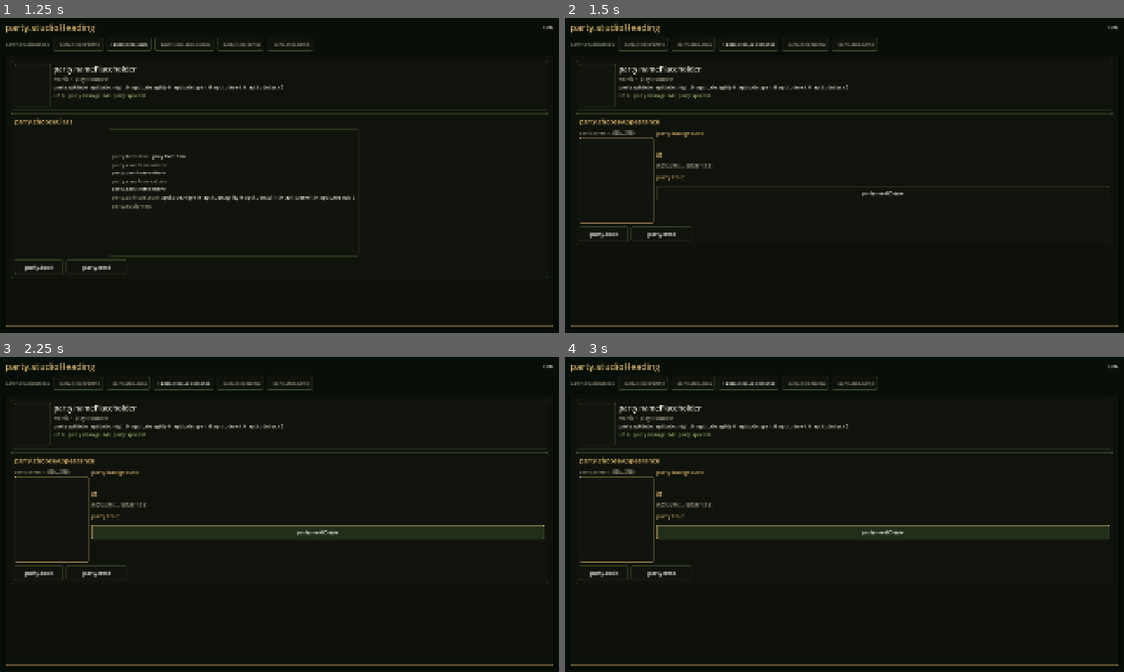
Above: before the commit, frames 1-4 (two rows, left to right).
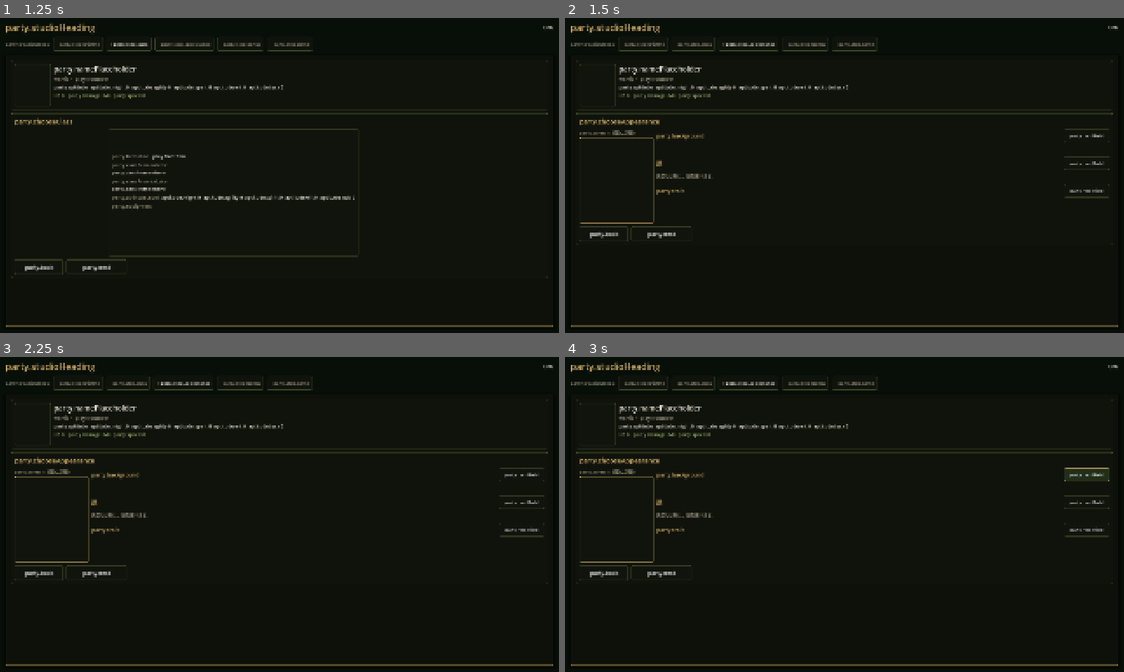
Above: after the commit, the same moments.

Repository: kino-6/black-stela
Game: Godot game, scene res://scenes/guild.tscn
The game is run twice, just before and just after one commit, with the same random seed, the same clock (stepped at 60 frames per second) and the same inputs. This scene is started directly instead of the project's main scene.
Inputs (mouse positions are in pixels of both pictures, inside the frame that each line leads up to):
- Up to frame 1 (1.25 s): click "party.startRegistration" at 0.5 s
- Up to frame 2 (1.5 s): click "party.next" at 1.25 s
- Up to frame 3 (2.25 s): click (318, 533) at 2 s, where only the run before the commit has a clickable "party.rerollOrigin"
- Up to frame 4 (3 s): click (1084, 473) at 2.75 s, where only the run after the commit has a clickable "party.rerollField"

Frame 1 is identical in both runs. In frame 2, 0.8% of the frame differs, in the area x 16-98%, y 35-58%; in frame 3, 4.0%; in frame 4, 4.3%.

Commit message:
feat(creation): #6 顔/来歴/気質を個別に見繕う — a face is decoupled from the origin
The appearance step already selected face / 来歴 / 気質 individually (the face pool is
separate from the origin), but RANDOM was one combined 来歴+気質 reroll and no face reroll
at all. Now each section carries its own 見繕う: guild_draft gains reroll_face /
reroll_background / reroll_trait on independent seeds, so dealing a fresh face never
rewrites the origin story or temperament, and picking a new 来歴 leaves the chosen face
alone. Reuses the party.rerollField label from #7.

Locked in verify_guild_controller.gd: a per-facet 見繕う must change ONLY its facet.
gate:migration green (20/20).

Co-Authored-By: Claude Opus 4.8 <noreply@anthropic.com>

Diff:
--- a/godot/scripts/guild.gd
+++ b/godot/scripts/guild.gd
@@ -408,19 +408,18 @@
 
 	var choices := UI.col(8)
 	choices.size_flags_horizontal = Control.SIZE_EXPAND_FILL
-	choices.add_child(UI.label(I18n.t("party.background"), 18, UI.GOLD))
-	# The cursor opens on the ORIGIN row — the decision this step leads with.
+	# 来歴 / 顔 / 気質 are three INDEPENDENT decisions (#6): each section owns its own 見繕う, so a face is
+	# never rewritten by picking an origin and vice versa. The cursor opens on the 来歴 row — the decision
+	# this step leads with.
+	choices.add_child(_section_head(I18n.t("party.background"), "reroll:background", func(): _reroll_appearance("background")))
 	choices.add_child(_chip_row(_data.get("backgrounds", []), String(_draft.get("backgroundId", "")), func(id: String): _select_background(id), "bg", true))
 	# What this origin brings — the line the choice is actually made on.
 	choices.add_child(UI.prose(String(background.get("notes", {}).get("ja", "")), 16, UI.DIM, 760))
-	choices.add_child(UI.label("顔", 18, UI.GOLD))
+	choices.add_child(_section_head("顔", "reroll:face", func(): _reroll_appearance("face")))
 	choices.add_child(UI.label("来歴とは別に、顔を選べます。", 14, UI.DIM))
 	choices.add_child(_face_pool())
-	choices.add_child(UI.label(I18n.t("party.trait"), 18, UI.GOLD))
+	choices.add_child(_section_head(I18n.t("party.trait"), "reroll:trait", func(): _reroll_appearance("trait")))
 	choices.add_child(_chip_row(_data.get("traits", []), String(_draft.get("traitId", "")), func(id: String): _select_trait(id), "trait"))
-	var reroll := UI.button(I18n.t("party.rerollOrigin"), func(): _reroll_origin(), Vector2(220, 38), 16)
-	_claim(reroll, "origin:reroll")
-	choices.add_child(reroll)
 	body.add_child(choices)
 
 	col.add_child(_flow_actions("class", "bonus"))
@@ -653,6 +652,15 @@
 	_focus_key = "origin:reroll"
 	_rebuild()
 
+## Re-roll ONE appearance facet — 顔 / 来歴 / 気質 — leaving the other two as the player left them (#6).
+func _reroll_appearance(field: String) -> void:
+	match field:
+		"face": Draft.reroll_face(_draft, _data)
+		"background": Draft.reroll_background(_draft, _data)
+		"trait": Draft.reroll_trait(_draft, _data)
+	_focus_key = "reroll:%s" % field
+	_rebuild()
+
 func _reroll_bonus() -> void:
 	Draft.reroll_bonus(_draft)
 	_focus_key = "bonus:reroll"
@@ -754,12 +762,16 @@
 	return path if FileAccess.file_exists(path) else _asset("portraits/gate.png")
 
 func _face_keys() -> Array:
-	var out := []
-	for background in _data.get("backgrounds", []):
-		var key := String((background as Dictionary).get("portraitKey", ""))
-		if key != "" and not out.has(key):
-			out.append(key)
-	return out
+	return Draft.face_keys(_data)
+
+## A section header (来歴 / 顔 / 気質) with its own 見繕う button on the right — the per-facet random of #6.
+func _section_head(title: String, reroll_key: String, on_reroll: Callable) -> Control:
+	var head := UI.row()
+	head.add_child(UI.grow(UI.label(title, 18, UI.GOLD)))
+	var dice := UI.button(I18n.t("party.rerollField"), on_reroll, Vector2(150, 32), 14)
+	_claim(dice, reroll_key)
+	head.add_child(dice)
+	return head
 
 func _face_pool() -> Control:
 	var grid := GridContainer.new()
--- a/godot/scripts/guild_draft.gd
+++ b/godot/scripts/guild_draft.gd
@@ -90,6 +90,43 @@
 	draft["backgroundId"] = String(backgrounds[(index + 1) % backgrounds.size()].get("id", ""))
 	draft["traitId"] = String(traits[int(floor(origin_seed * 1.7)) % traits.size()].get("id", ""))
 
+## Per-field 見繕う (#6): a face is a player choice, not a property of the origin, so 顔 / 来歴 / 気質 each
+## re-roll on their OWN seed — dealing a fresh face never rewrites the origin story or temperament, and
+## picking a new 来歴 leaves the chosen face alone. Seeds fall back to originSeed for older drafts.
+static func reroll_face(draft: Dictionary, data: Dictionary) -> void:
+	var keys := face_keys(data)
+	if keys.is_empty():
+		return
+	var s := int(draft.get("faceSeed", draft.get("originSeed", 1))) + 1
+	draft["faceSeed"] = s
+	draft["portraitKey"] = String(keys[absi(s) % keys.size()])
+
+static func reroll_background(draft: Dictionary, data: Dictionary) -> void:
+	var backgrounds: Array = data.get("backgrounds", [])
+	if backgrounds.is_empty():
+		return
+	draft["backgroundSeed"] = int(draft.get("backgroundSeed", draft.get("originSeed", 1))) + 1
+	var index := maxi(0, _index_of(backgrounds, String(draft.get("backgroundId", ""))))
+	draft["backgroundId"] = String(backgrounds[(index + 1) % backgrounds.size()].get("id", ""))
+
+static func reroll_trait(draft: Dictionary, data: Dictionary) -> void:
+	var traits: Array = data.get("traits", [])
+	if traits.is_empty():
+		return
+	var s := int(draft.get("traitSeed", draft.get("originSeed", 1))) + 1
+	draft["traitSeed"] = s
+	draft["traitId"] = String(traits[absi(int(floor(s * 1.7))) % traits.size()].get("id", ""))
+
+## The face pool: the distinct portrait keys the backgrounds draw from — a face is chosen from here
+## independently of which 来歴 owns it.
+static func face_keys(data: Dictionary) -> Array:
+	var out := []
+	for background in data.get("backgrounds", []):
+		var key := String((background as Dictionary).get("portraitKey", ""))
+		if key != "" and not out.has(key):
+			out.append(key)
+	return out
+
 static func reroll_identity(draft: Dictionary, data: Dictionary) -> void:
 	draft["identitySeed"] = int(draft.get("identitySeed", 1)) + 1
 	var suggestion := suggest_identity(draft, data)
--- a/godot/tests/verify_guild_controller.gd
+++ b/godot/tests/verify_guild_controller.gd
@@ -240,6 +240,25 @@
 	else:
 		print("[guild-controller] the cursor stayed on the 気質 just chosen")
 
+	# 3e. #6 — 顔 / 来歴 / 気質 EACH RE-ROLL ON THEIR OWN. A face is not a property of the origin: dealing a
+	#     fresh face must not rewrite the 来歴 or 気質, and picking a new 来歴 must leave the face alone. The
+	#     appearance step used to carry ONE 来歴+気質 reroll and no face reroll at all.
+	for facet in [["face", "portraitKey"], ["background", "backgroundId"], ["trait", "traitId"]]:
+		var field := String(facet[0])
+		var key := String(facet[1])
+		var d0: Dictionary = guild.get("_draft")
+		var before_apt := {"portraitKey": String(d0.get("portraitKey", "")), "backgroundId": String(d0.get("backgroundId", "")), "traitId": String(d0.get("traitId", ""))}
+		guild.call("_reroll_appearance", field)
+		for i in 3:
+			await process_frame
+		var d1: Dictionary = guild.get("_draft")
+		if String(d1.get(key, "")) == before_apt[key]:
+			_fail("appearance: 見繕う on %s did not change it" % field)
+		for other in ["portraitKey", "backgroundId", "traitId"]:
+			if other != key and String(d1.get(other, "")) != before_apt[other]:
+				_fail("appearance: 見繕う on %s also changed %s (facets are not independent)" % [field, other])
+	print("[guild-controller] 顔 / 来歴 / 気質 each re-roll independently (#6)")
+
 	# 4. The whole flow mints the adventurer the player built.
 	guild.call("_select_class", "priest")
 	await process_frame
